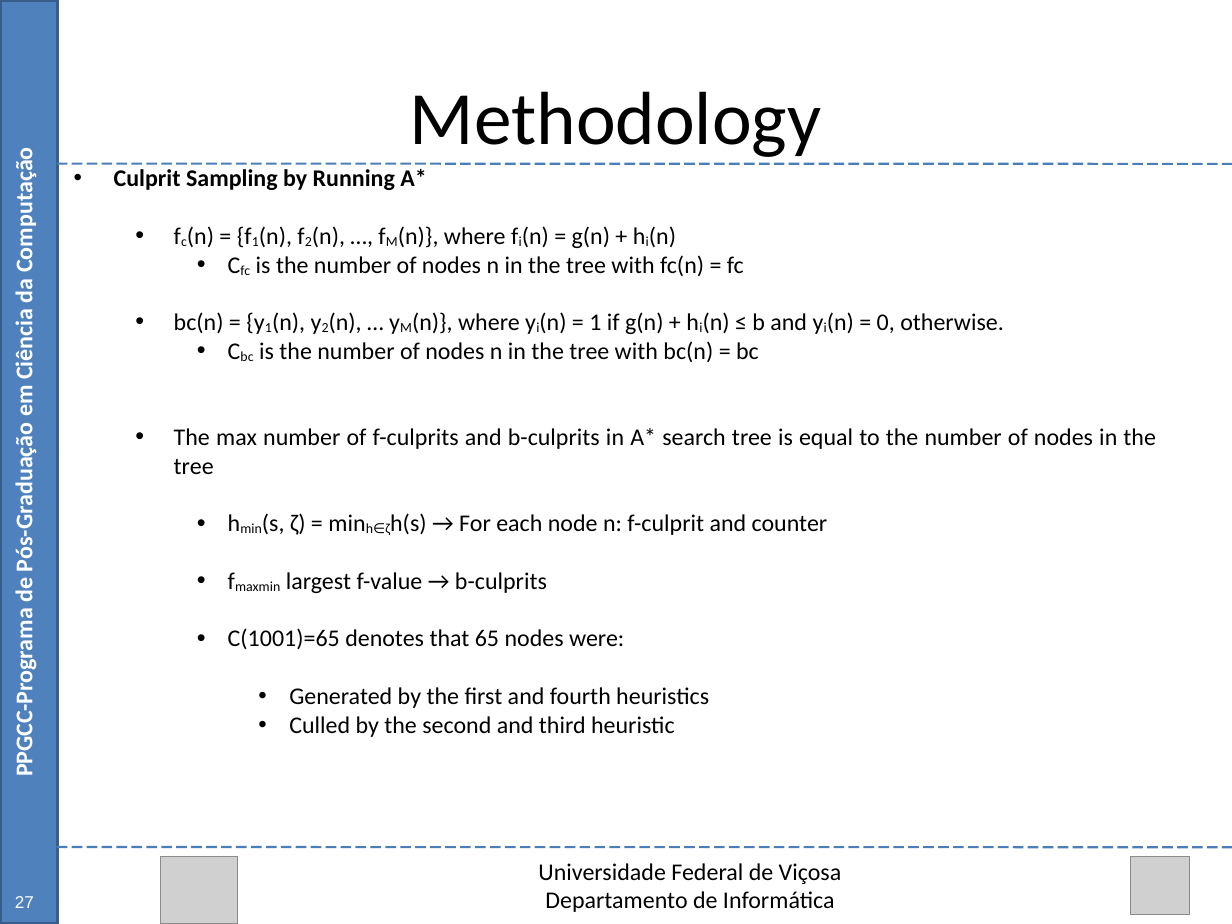
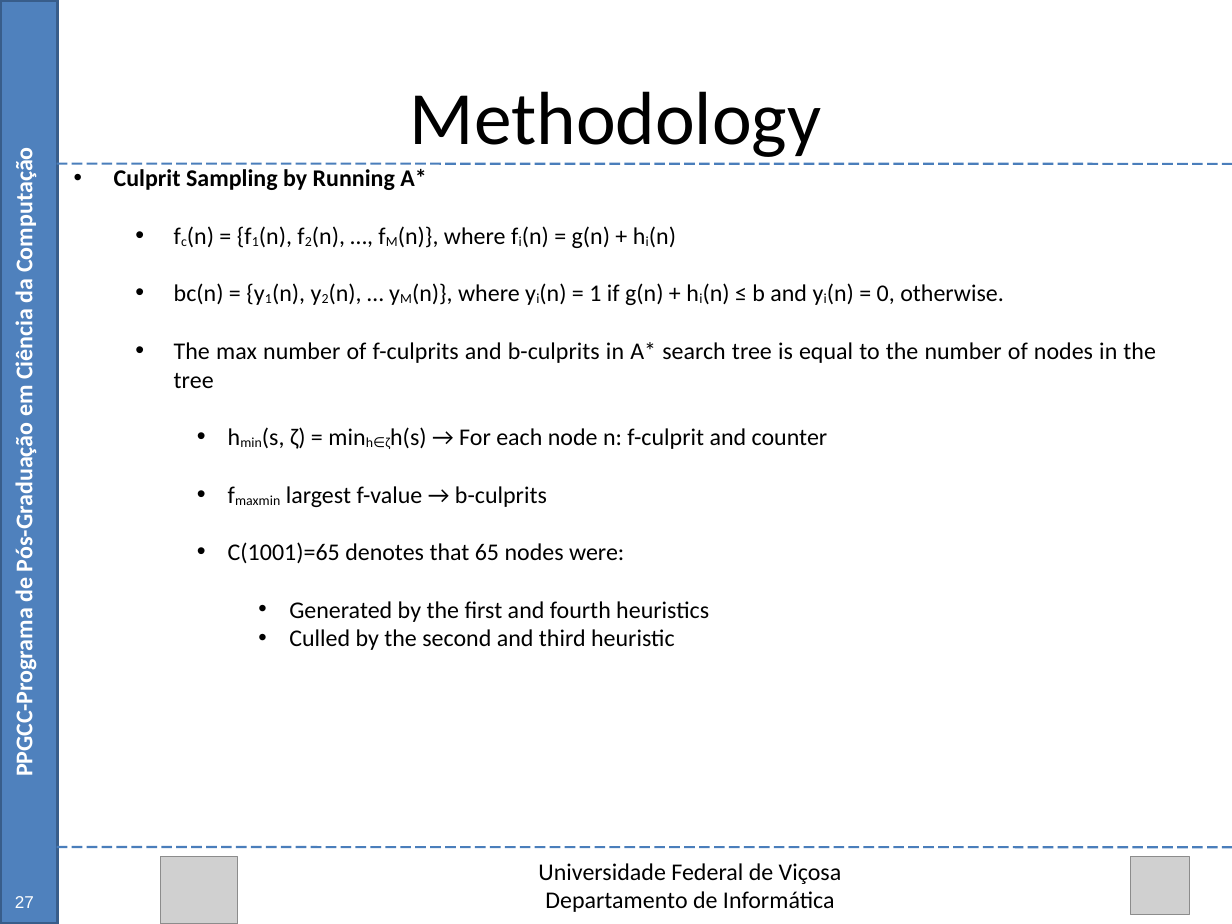
Before and after one commit to Marvinsky/research-marvin, a slide deck: slide 32 of latex/odp/selection heuristics.odp. Drawn at 1232x924 pixels with LibreOffice and Linux fonts; fonts in the diff are those of the drawing; grey boxes stand for pictures. Boxes give left, top, right and bottom in pixels: in the first picture for what was removed or moved away, otherwise in the second. Text is boxed around its words. In the diff, an @@ line names an element or a change of style, - is before the commit and + after.

```diff
--- a/latex/odp/selection heuristics.odp
+++ b/latex/odp/selection heuristics.odp
@@ text at box(256, 255, 744, 276): paragraph removed @@
-    • Cfc is the number of nodes n in the tree with fc(n) = fc
@@ text at box(259, 341, 759, 362): paragraph removed @@
-    • Cbc is the number of nodes n in the tree with bc(n) = bc
```
Also in this commit, not shown: 4 other slides changed, 1 slide removed, 45 other files.
